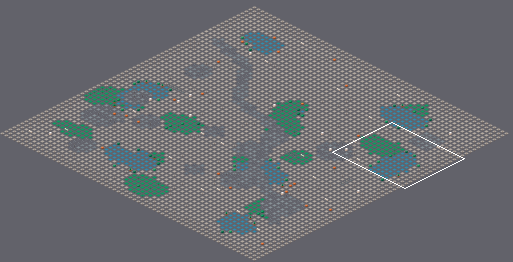
Level history. Tiled map (JSON): content/areas/soggy-bog.tmj. Above: a wide view before the commit, with the close-up outlined.
Close-up. As it was:
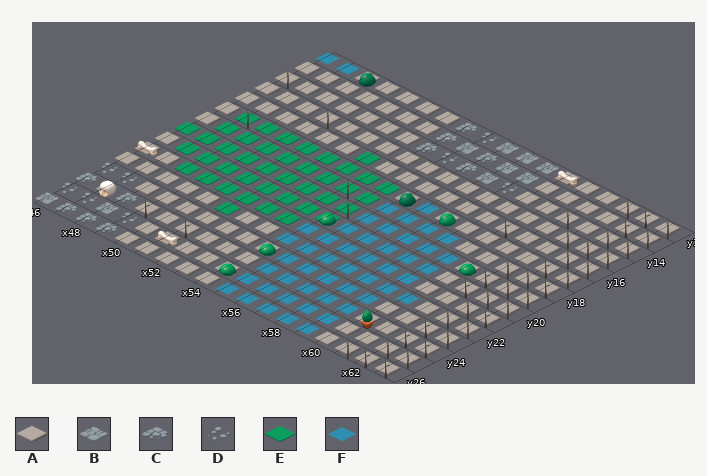
Cells are 192x96 px. Isometric: x runs down to the right, y down to the left. Shown: x 46..63, y 12..26. The commit also changed other parts of the map, which this record leaves out.
Key: from "kaykit": A 11 "halloween_floor_dirt", B 13 "halloween_path_B", C 14 "halloween_path_C", D 15 "halloween_path_D", E 38 "city_park_base", F 48 "water".
_ is an empty cell.
Layers that did not change in this view are not listed.
Layer "floor" before, first column x 46:
12 FFAAAAACDBBBAAAAAA
13 AAAAAAACBCBBAAAAAA
14 AAAAAAACDCBDAAAAAA
15 AAAAAAAAAAAAAAAAAA
16 AAAAAAEAAAAAAAAAAA
17 AEEEEEEEEAFAAAAAAA
18 AEEEEEEEEFFFFAAAAA
19 EEEEEEEEEFFFFFAAAA
20 AEEEEEEEEFFFFFAAAA
21 AAEEEEEEFFFFFFAAAA
22 AAAAAEAAFFFFFFFAAA
23 DDAAAAAAAFFFFFAAAA
24 CCCAAAAAAFFFFFAAAA
25 DDBDAAAAAFFFFFAAAA
26 BCCCAAAAAFFFFFAAAA
And afterwards:
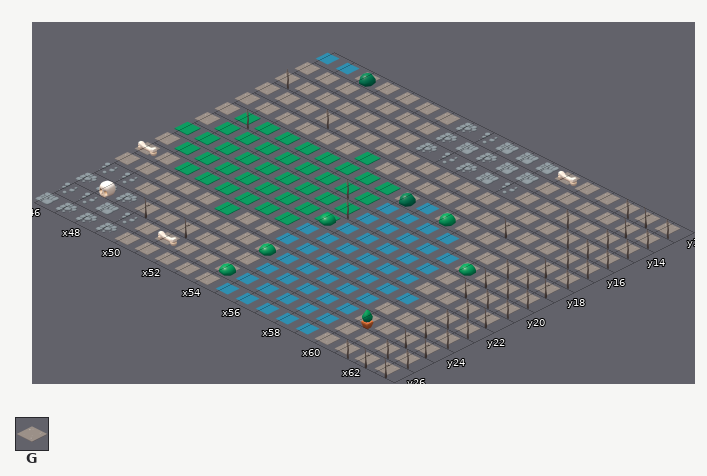
Further tiles: from "kaykit": G 2 "dungeon_floor_dirt_large".
Edits made:
Layer "floor":
Tile A gives way to tile G in row 12 at x 48 to 52 and 58 to 63; in rows 13 to 14 at x 46 to 52 and 58 to 63; in row 15 at x 46 to 63; in row 16 at x 46 to 51 and 53 to 63; in row 17 at x 46, 55 and 57 to 63; in row 18 at x 46 and 59 to 63.
Tile A gives way to tile G in row 19 at x 60 to 63; in row 20 at x 46 and 60 to 63; in row 21 at x 46 to 47 and 60 to 63; in row 22 at x 46 to 50, 52 to 53 and 61 to 63; in row 23 at x 48 to 54 and 60 to 63; in row 24 at x 49 to 54 and 60 to 63.
Tile A gives way to tile G in rows 25 to 26 at x 50 to 54 and 60 to 63.
Changed places in both close-ups, as pixel boxes (x1, y1, x2, y2):
changed: (115, 61, 681, 376)
